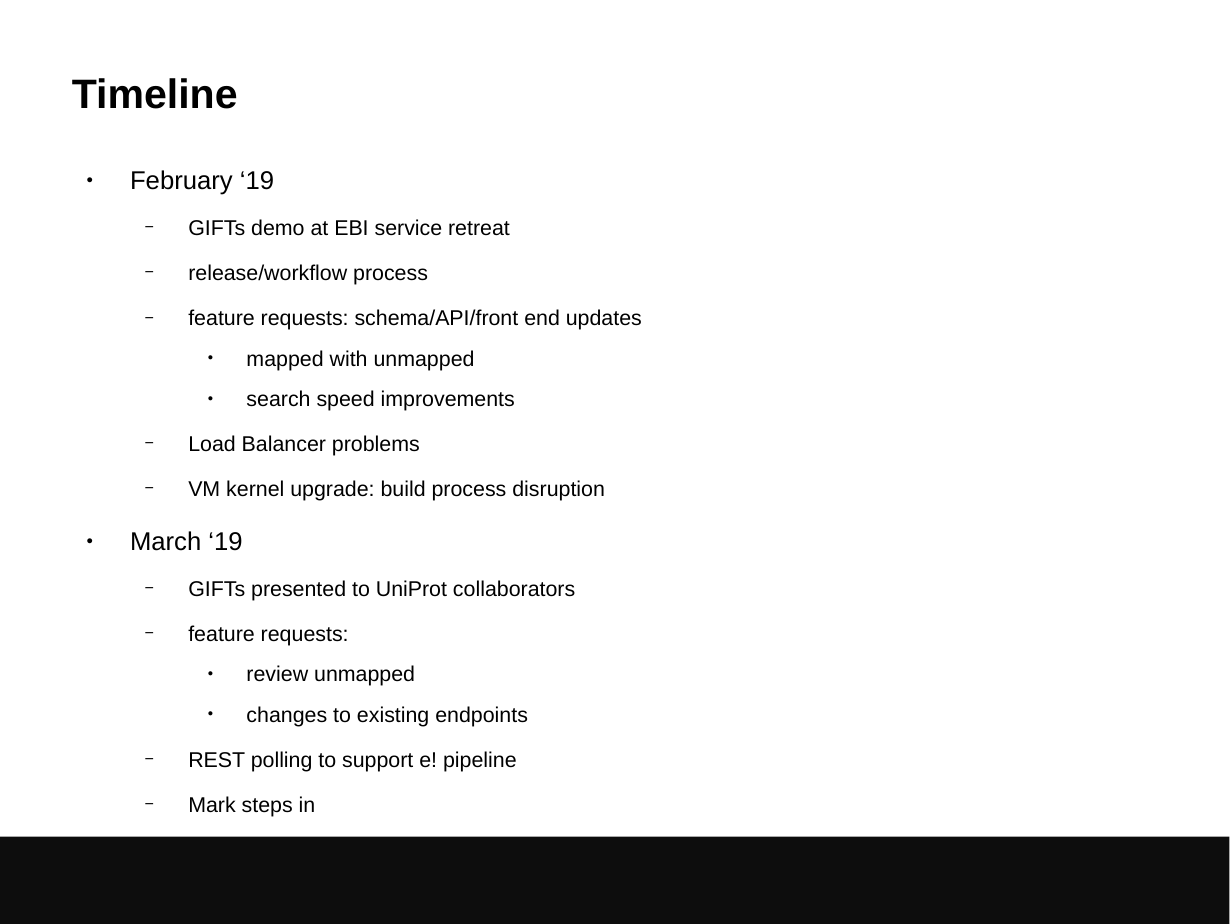
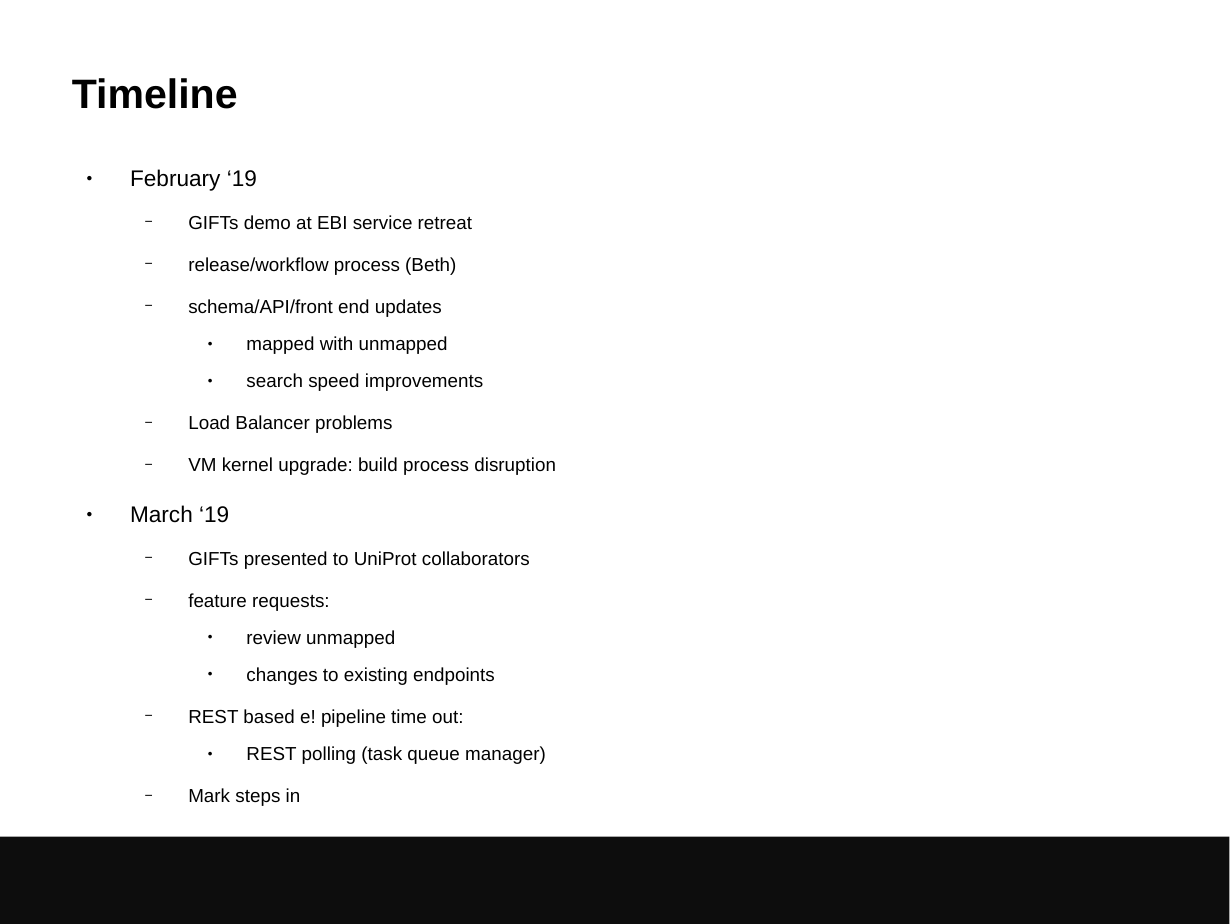
Before and after one commit to avullo/presentations, a slide deck: slide 11 of 2019/application-away-day-04-19/talk.odp. Drawn at 1232x924 pixels with LibreOffice and Linux fonts; fonts in the diff are those of the drawing; background and template pictures are left out. Boxes give left, top, right and bottom in pixels: in the first picture for what was removed or moved away, otherwise in the second. Text is boxed around its words. In the diff, an @@ line names an element or a change of style, - is before the commit and + after.

```diff
--- a/2019/application-away-day-04-19/talk.odp
+++ b/2019/application-away-day-04-19/talk.odp
@@ text at (130,169,556,685): size 15 to 13.2 pt in "February ‘19", "March ‘19"; size 12.5 to 11 pt in "GIFTs demo at EBI service retreat", "mapped with unmapped", "search speed improvements", "Load Balancer problems" and 6 more places @@
@@ text at (188,257,456,317): text changed; size 12.5 to 11 pt @@
-  − release/workflow process
-  − feature requests: schema/API/front end updates
+  − release/workflow process (Beth)
+  − schema/API/front end updates
@@ text at (188,709,546,764): text changed; size 12.5 to 11 pt @@
-  − REST polling to support e! pipeline
+  − REST based e! pipeline time out:
+    ● REST polling (task queue manager)
```
Also in this commit, not shown: 1 other slide changed, 1 slide added, 1 other file.
